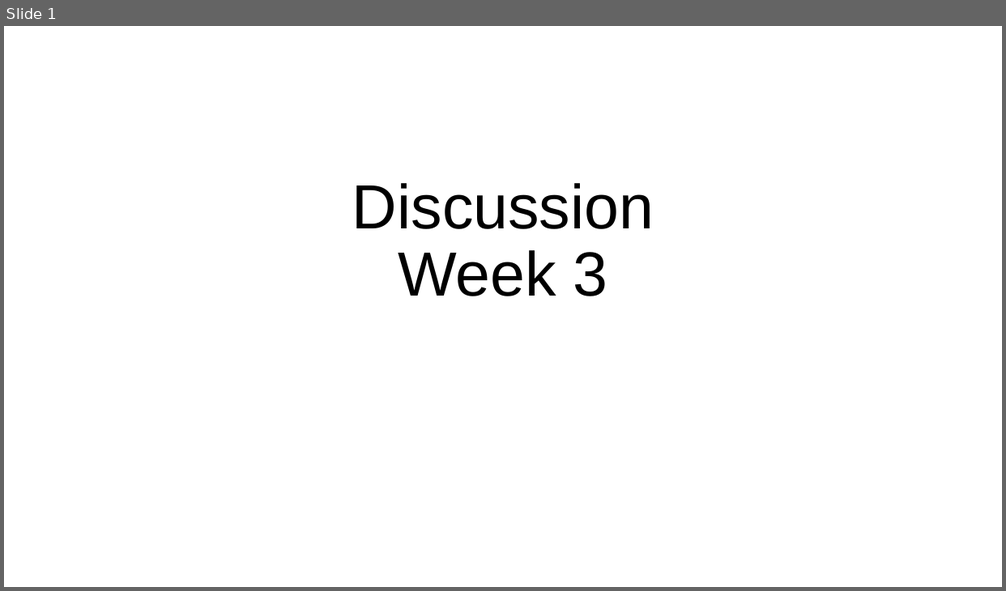
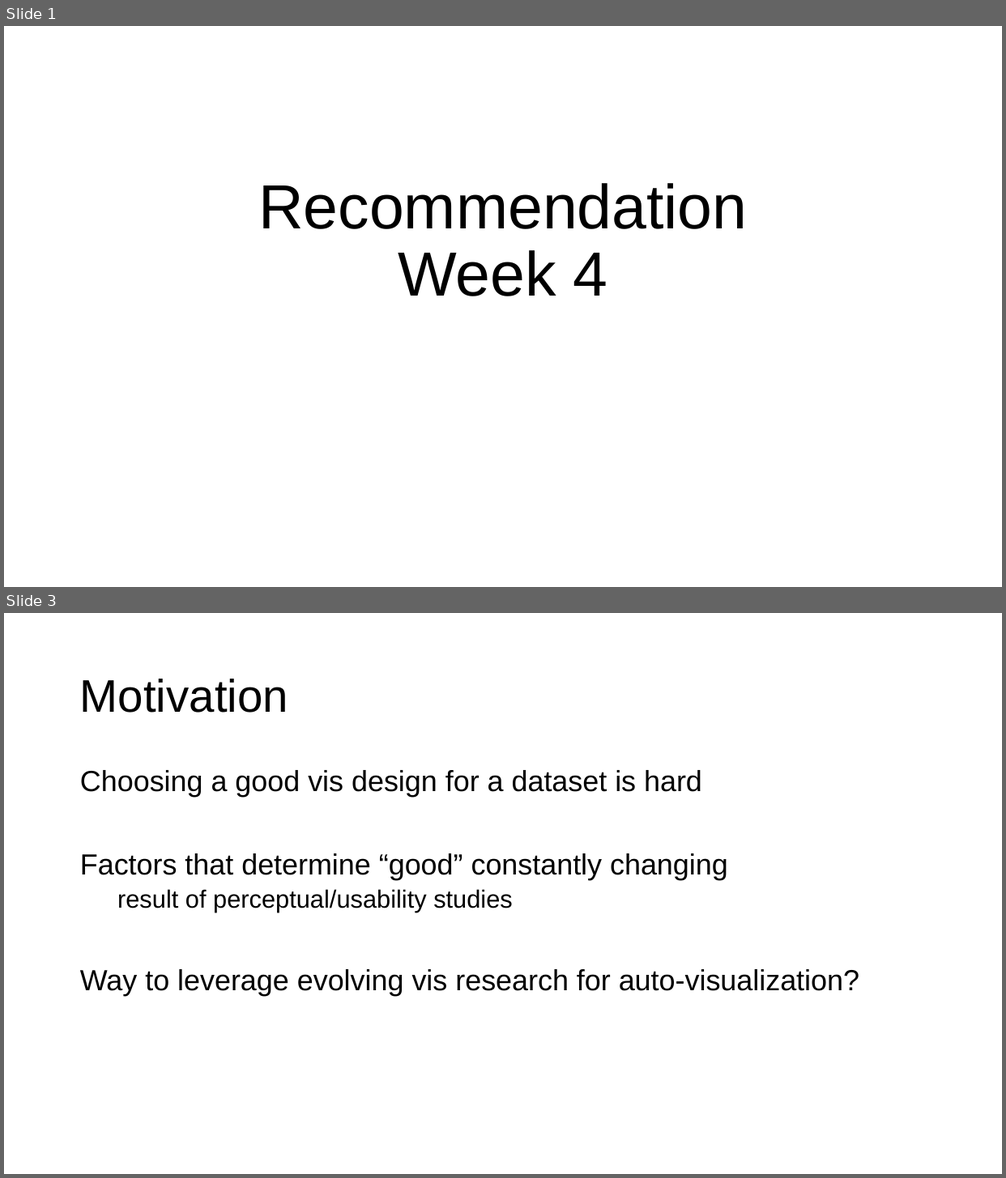
Before and after one commit to columbiaviz/columbiaviz.github.io, a slide deck: 2020s_w6998/lecs/04_rec.pptx. Shown one above the other, each under a label of ours: slide 1 before the commit, slides 1 and 3 after it; the slides between them are not shown. The pictures are 1006x591 and 1006x1178 pixels, drawn with LibreOffice and Linux fonts; fonts in the diff are those of the drawing. Boxes give left, top, right and bottom in pixels: in the first picture for what was removed or moved away, otherwise in the second. Text is boxed around its words. In the diff, an @@ line names an element or a change of style, - is before the commit and + after.

```diff
--- a/2020s_w6998/lecs/04_rec.pptx
+++ b/2020s_w6998/lecs/04_rec.pptx
@@ slide 3 added at bbox=[4, 613, 1002, 1174], background #FFFFFF @@
@@ title added at bbox=[80, 679, 288, 713], 44 pt, text #000000 @@
+Motivation
@@ text added at bbox=[80, 770, 859, 996], 28 pt, text #000000 @@
+Choosing a good vis design for a dataset is hard
+Factors that determine “good” constantly changing
+  result of perceptual/usability studies
+Way to leverage evolving vis research for auto-visualization?
@@ slide 1 changed as well @@
@@ title at bbox=[258, 183, 747, 297]: text changed @@
-Discussion
-Week 3
+Recommendation
+Week 4
```
Also in this commit, not shown: 1 other slide changed, 18 other slides added.
